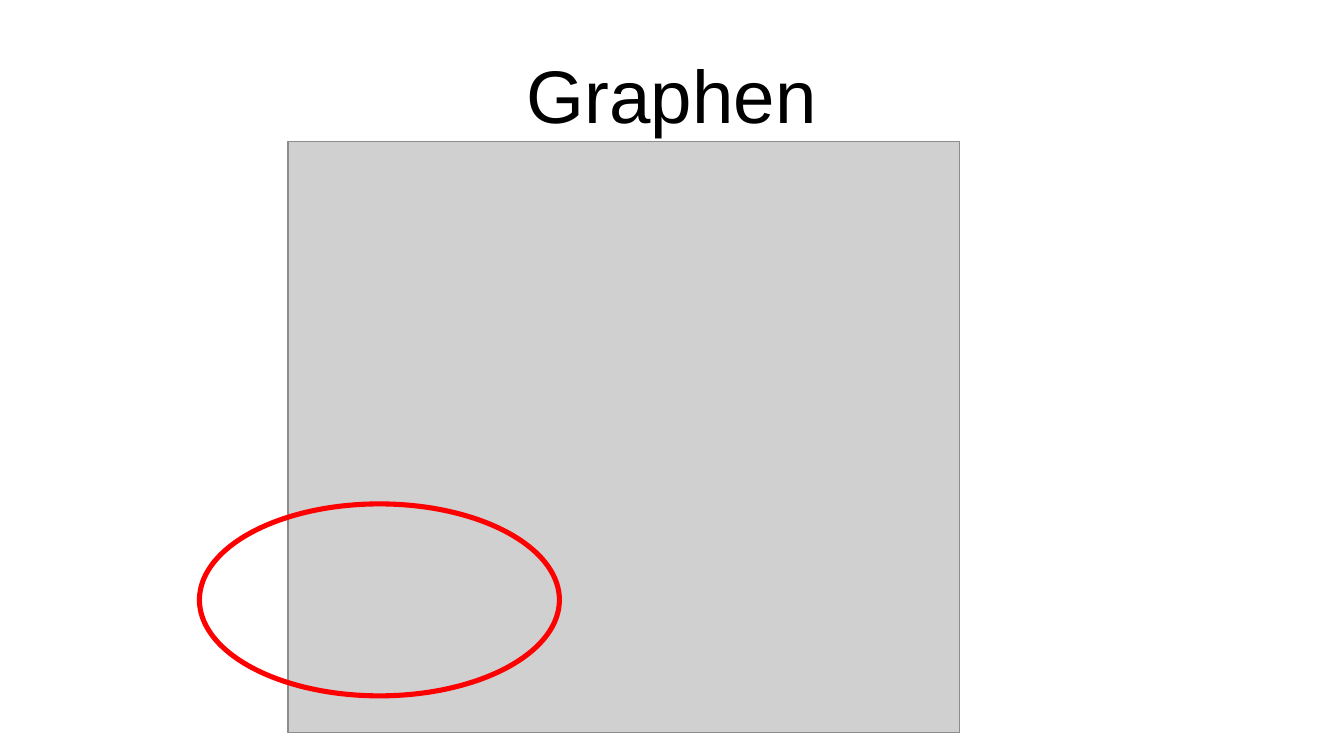
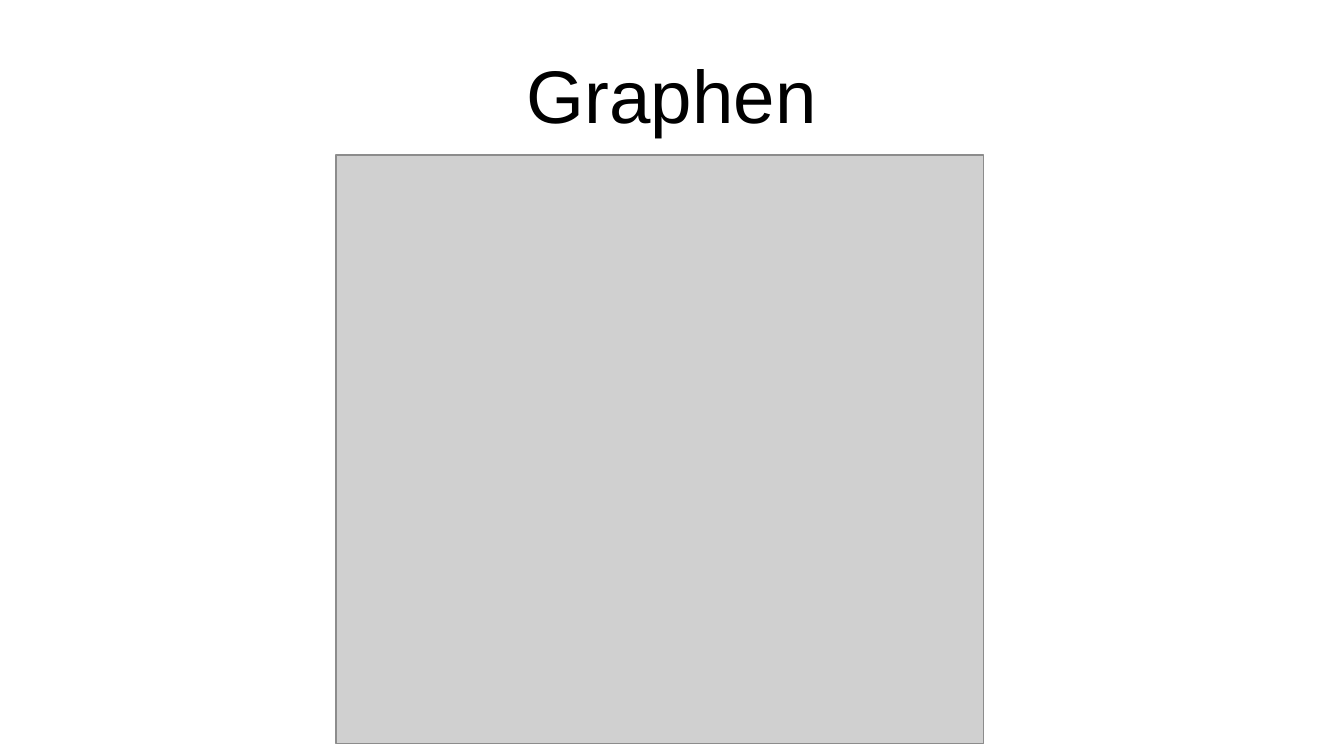
Before and after one commit to HeIIow2/physik_schaltkreise, a slide deck: slide 7 of präsentation/präsentation.odp. Drawn at 1344x756 pixels with LibreOffice and Linux fonts; fonts in the diff are those of the drawing; grey boxes stand for pictures. Boxes give left, top, right and bottom in pixels: in the first picture for what was removed or moved away, otherwise in the second. Text is boxed around its words. In the diff, an @@ line names an element or a change of style, - is before the commit and + after.

```diff
--- a/präsentation/präsentation.odp
+++ b/präsentation/präsentation.odp
@@ picture: place and size @@
-picture at (288, 141, 960, 733)
+picture at (337, 155, 984, 744)
@@ ellipse removed at (200, 504, 560, 695) @@
```
Also in this commit, not shown: 3 other slides changed, 2 slides added, 7 slides removed.
